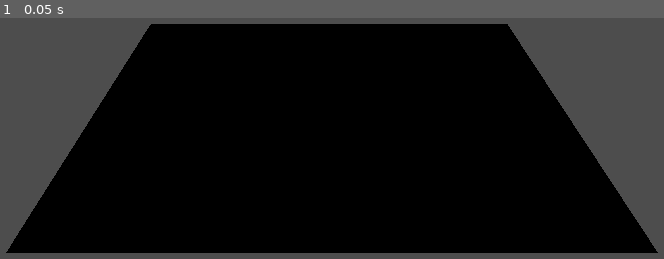
Above: before the commit, frame 1.
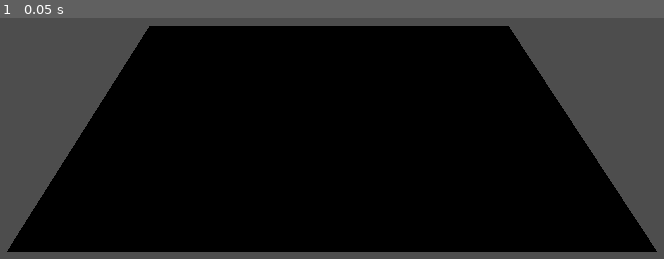
Above: after the commit, the same moment.

Repository: olegbogai-web/dicegame
Game: Godot game, scene res://ui/scenes/board.tscn
Same seed, same stepped clock (60 frames per second), same inputs: the game is played once before the commit and once after it.
Inputs:
- Up to frame 1 (0.05 s): no input

The runs differ from the first frame. In frame 1, 0.9% of the frame differs, in the area x 0-100%, y 2-98%.

Commit message:
добавил коече

Diff:
--- a/ui/scenes/board.tscn
+++ b/ui/scenes/board.tscn
@@ -30,12 +30,12 @@
 mesh = SubResource("BoxMesh_w7xue")
 
 [node name="back_wall" type="MeshInstance3D" parent="." unique_id=242861752]
-transform = Transform3D(-4.371139e-09, 0, 4.1, 0, 0.5, 0, -0.1, 0, -1.7921668e-07, 0, 0.25, -1.037)
+transform = Transform3D(-4.371139e-09, 0, 4.1, 0, 0.5, 0, -0.1, 0, -1.7921668e-07, 0, 0.25, -1)
 material_override = SubResource("StandardMaterial3D_b47iq")
 mesh = SubResource("BoxMesh_w7xue")
 
 [node name="front_wall" type="MeshInstance3D" parent="." unique_id=958519929]
-transform = Transform3D(-4.371139e-09, 0, 4.1, 0, 0.5, 0, -0.1, 0, -1.7921668e-07, 0, 0.25, 1.005)
+transform = Transform3D(-4.371139e-09, 0, 4.1, 0, 0.5, 0, -0.1, 0, -1.7921668e-07, 0, 0.25, 1)
 material_override = SubResource("StandardMaterial3D_b47iq")
 mesh = SubResource("BoxMesh_w7xue")
 
